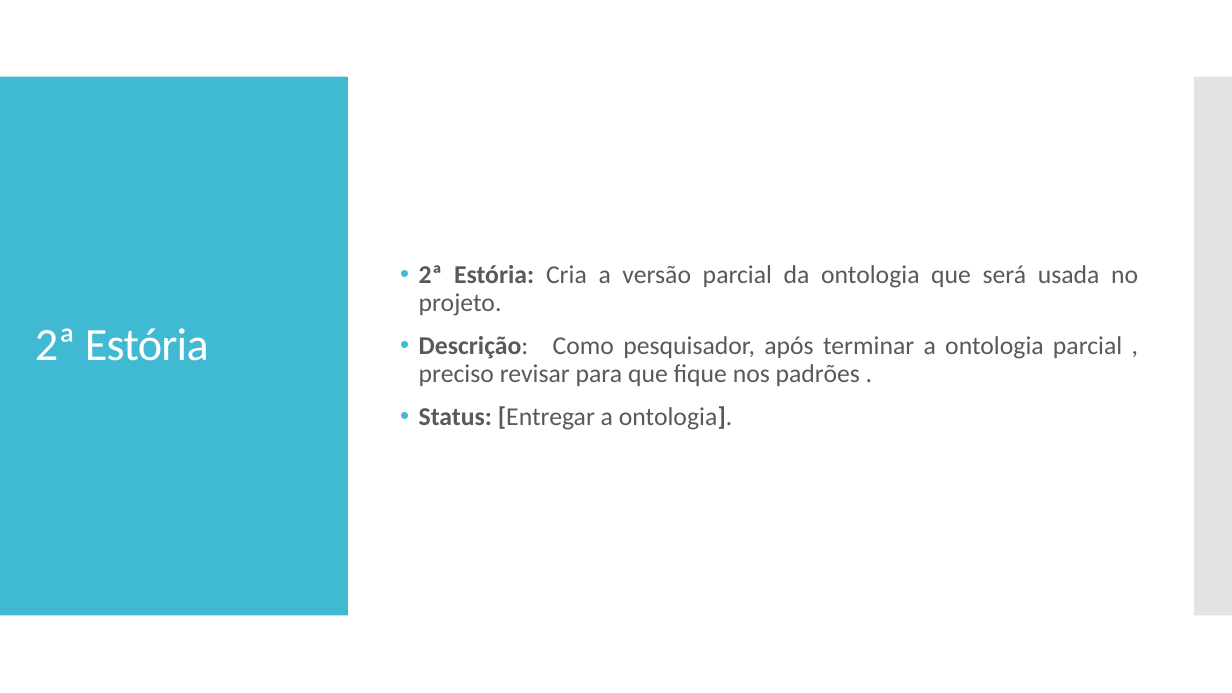
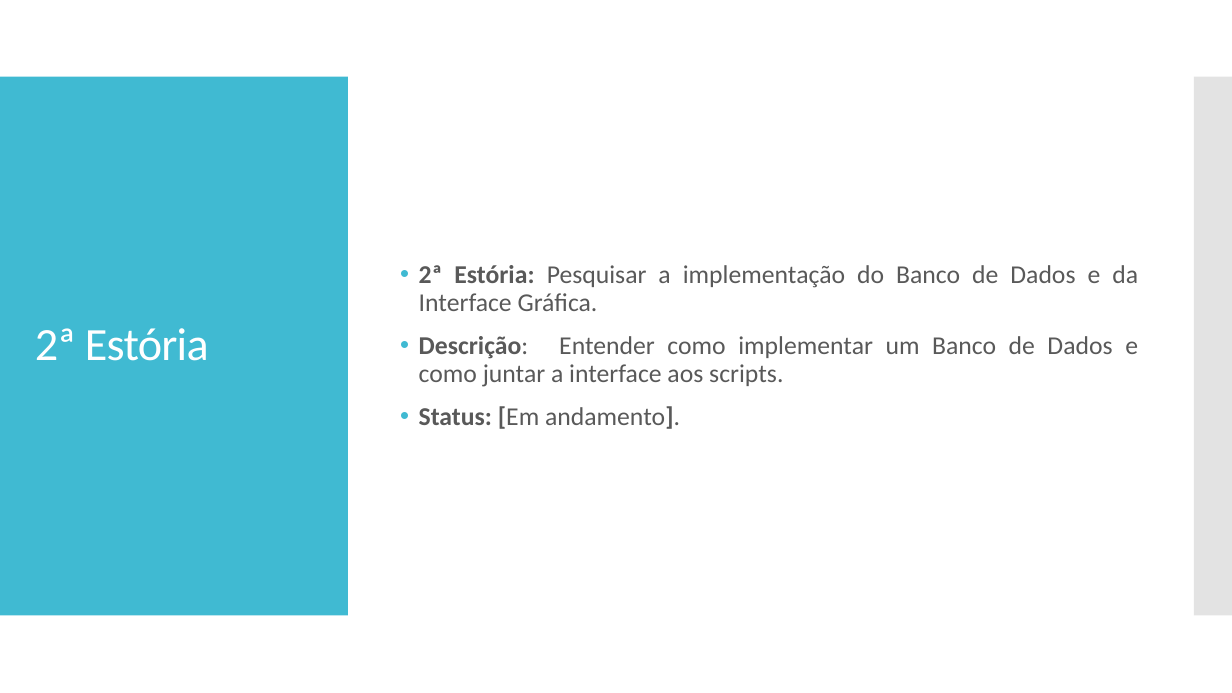
Before and after one commit to AlexandroGonSan/Projeto_final_POO_2018.2, a slide deck: slide 7 of Sprints/Sprint_001 da equipe.pptx. Drawn at 1232x693 pixels with LibreOffice and Linux fonts; fonts in the diff are those of the drawing. Boxes give left, top, right and bottom in pixels: in the first picture for what was removed or moved away, otherwise in the second. Text is boxed around its words. In the diff, an @@ line names an element or a change of style, - is before the commit and + after.

```diff
--- a/Sprints/Sprint_001 da equipe.pptx
+++ b/Sprints/Sprint_001 da equipe.pptx
@@ text at <box>419,265,1138,429</box>: text changed @@
-• 2ª Estória: Cria a versão parcial da ontologia que será usada no projeto.
-• Descrição: Como pesquisador, após terminar a ontologia parcial , preciso revisar para que fique nos padrões .
-• Status: [Entregar a ontologia].
+• 2ª Estória: Pesquisar a implementação do Banco de Dados e da Interface Gráfica.
+• Descrição: Entender como implementar um Banco de Dados e como juntar a interface aos scripts.
+• Status: [Em andamento].
```
Also in this commit, not shown: 1 other slide changed.
